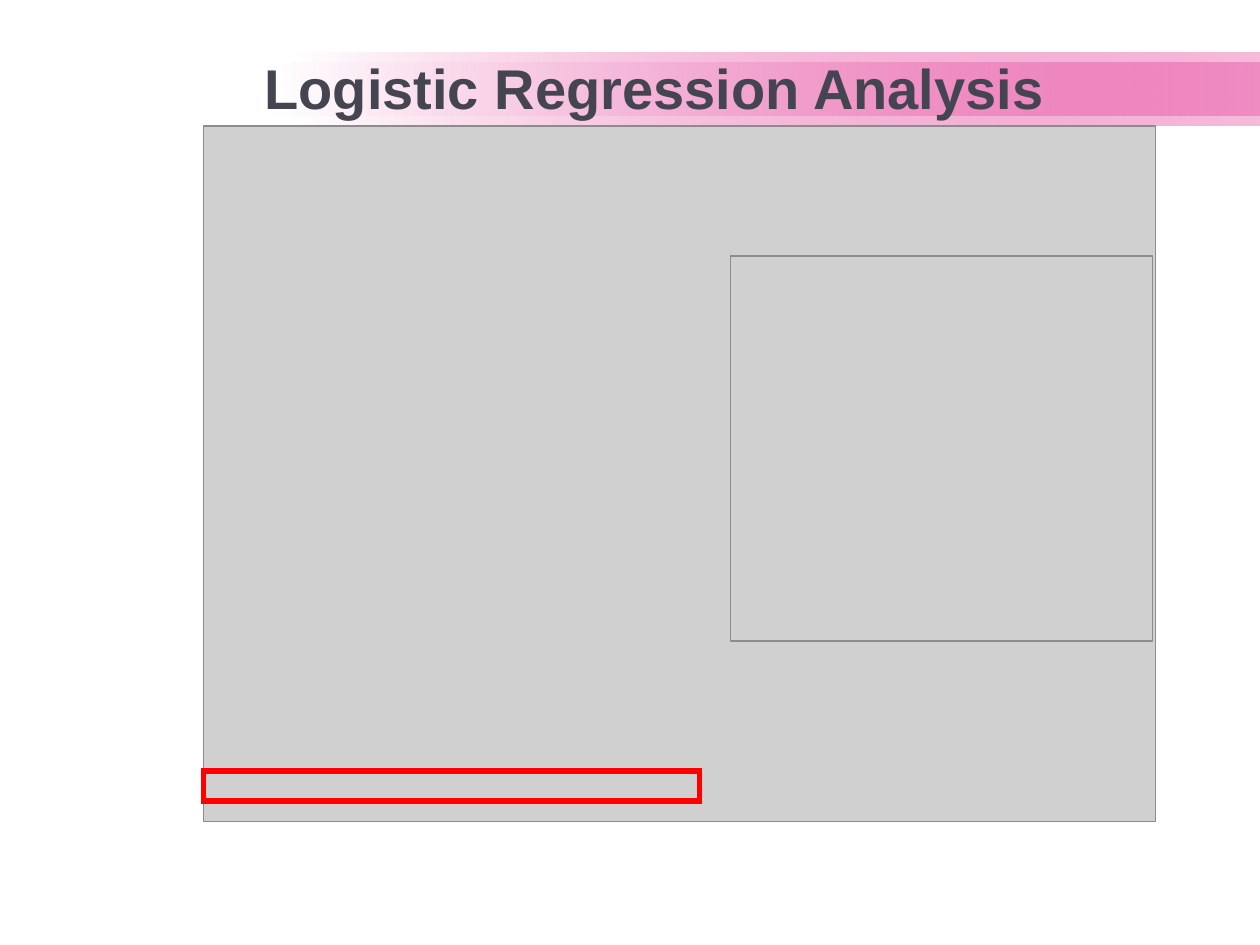
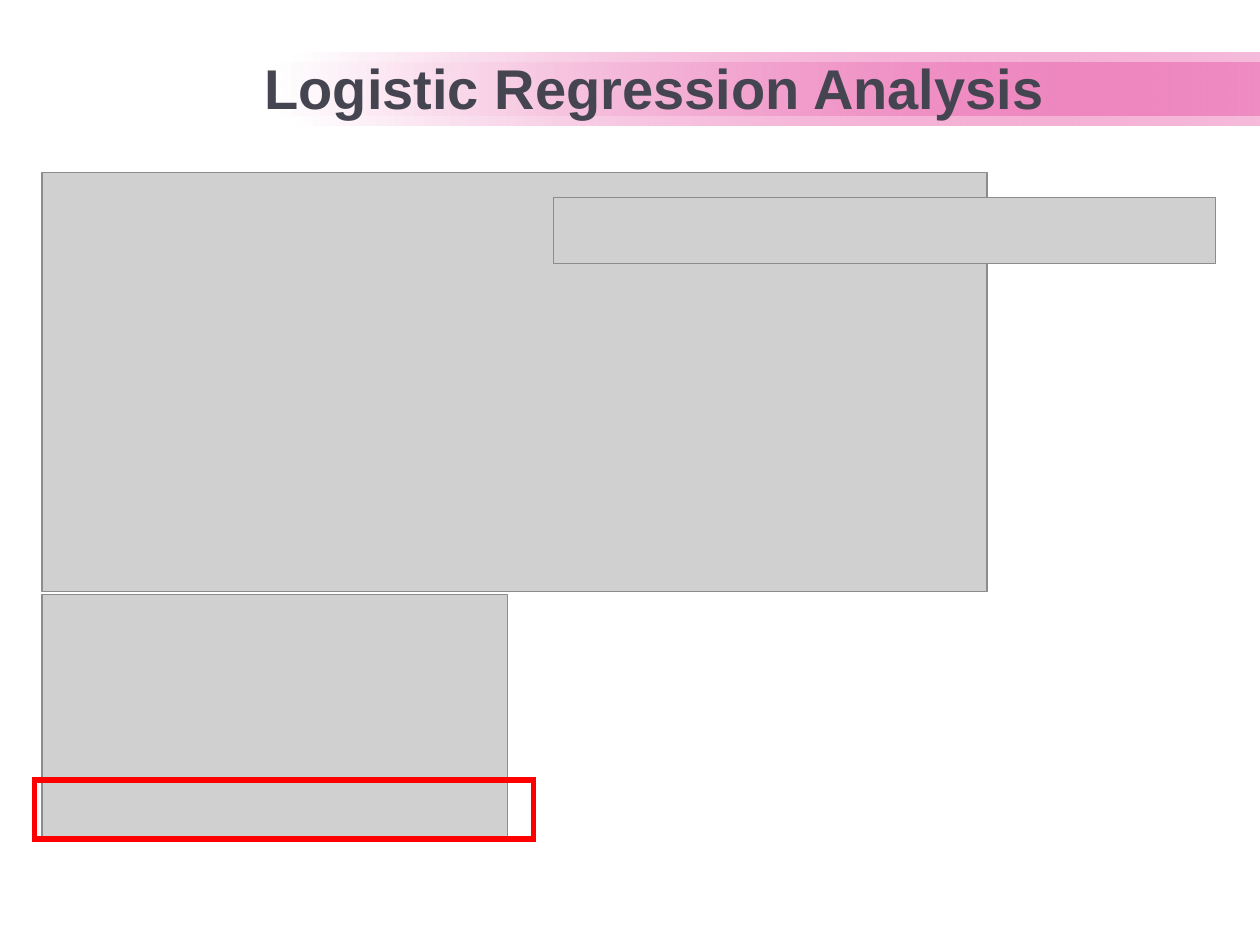
Before and after one commit to tamhuynh92/Machine-Learning-Project, a slide deck: slide 18 of Breast Cancer Presentation.ppt. Drawn at 1260x945 pixels with LibreOffice and Linux fonts; fonts in the diff are those of the drawing; grey boxes stand for pictures; background and template pictures are left out. Boxes give left, top, right and bottom in pixels: in the first picture for what was removed or moved away, otherwise in the second. Text is boxed around its words. In the diff, an @@ line names an element or a change of style, - is before the commit and + after.

```diff
--- a/Breast Cancer Presentation.ppt
+++ b/Breast Cancer Presentation.ppt
@@ picture: place and size @@
-picture at [203,126,1155,822]
+picture at [42,173,987,591]
@@ picture added at [554,198,1216,263] @@
@@ picture: place and size @@
-picture at [731,256,1153,641]
+picture at [42,595,507,839]
@@ rectangle: place and size @@
-rectangle at [203,771,699,801]
+rectangle at [34,780,533,839]
```
Also in this commit, not shown: 20 other slides changed, 5 slides added, 11 other files.
